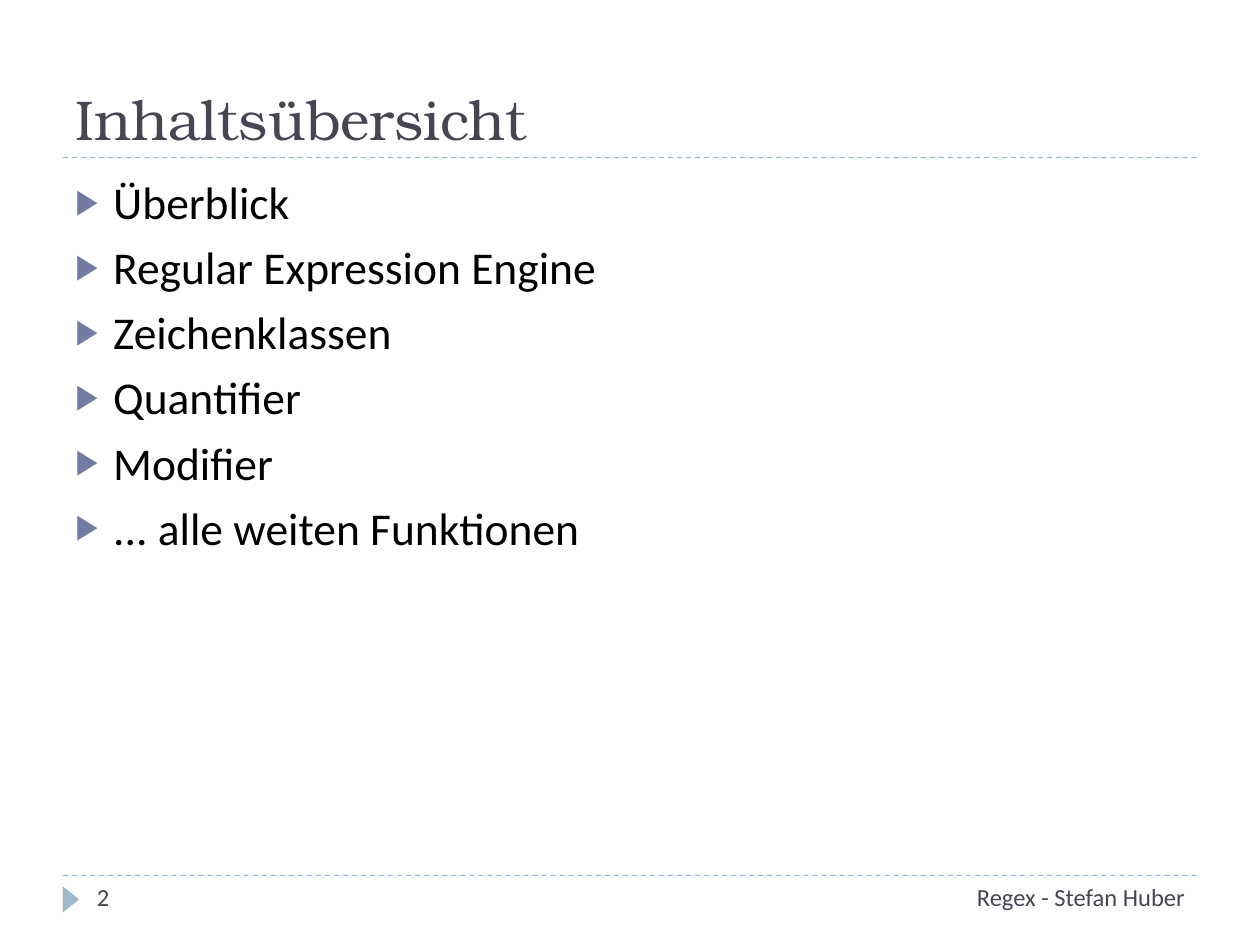
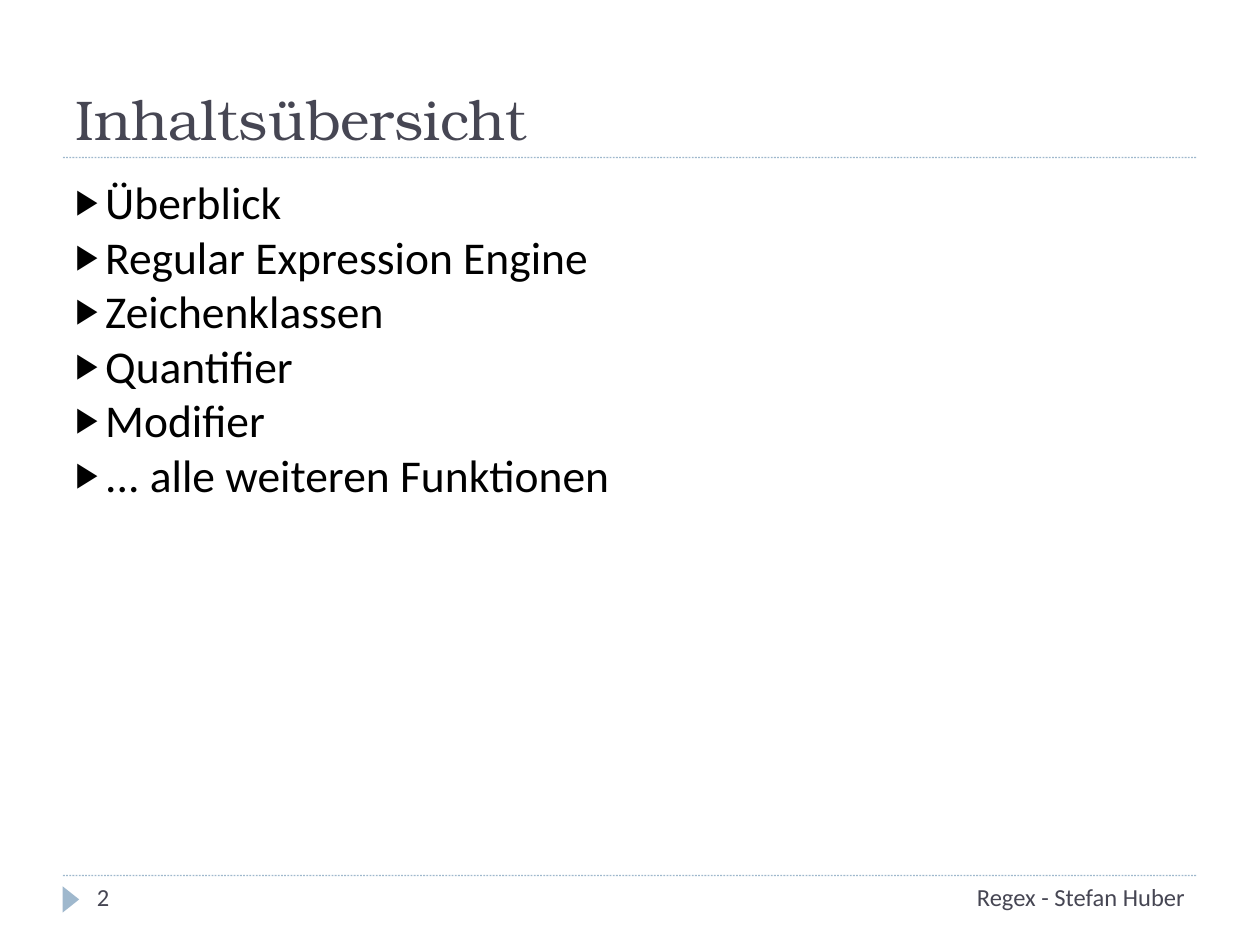
Before and after one commit to stefanhuber/regex-schulung, a slide deck: slide 2 of Regex.pptx. Drawn at 1260x945 pixels with LibreOffice and Linux fonts; fonts in the diff are those of the drawing. Boxes give left, top, right and bottom in pixels: in the first picture for what was removed or moved away, otherwise in the second. Text is boxed around its words. In the diff, an @@ line names an element or a change of style, - is before the commit and + after.

```diff
--- a/Regex.pptx
+++ b/Regex.pptx
@@ line (63, 158) - (1197, 158): stroke #9FB8CD 0.75 pt dashed to #9FB8CD 0.74 pt @@
@@ text at [105, 182, 588, 438]: indent changed; less space between paragraphs @@
@@ text at [150, 460, 609, 493]: text changed @@
-▶ ... alle weiten Funktionen
+▶ ... alle weiteren Funktionen
@@ line (63, 876) - (1197, 876): stroke #9FB8CD 0.75 pt dashed to #9FB8CD 0.74 pt @@
```
Also in this commit, not shown: 20 other slides changed, 1 other file.
